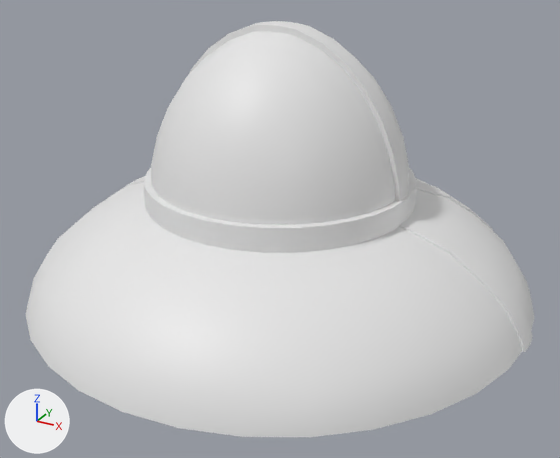
Renders of the Blender file Grafik/RickAndMorty skib.blend from each side of a commit.
Rendered twice from a camera (50 mm lens) standing at (13.7, -24.9, 24.5) and looking at (0.5, -0.9, 12.6). The axes (+X, +Y, +Z) are drawn at lower left. The lights are the same throughout.

The first picture shows 'gullys.003', 'gullys.004', 'kubbel', 'kubbel.001', 'metaltop', 'terlarken'.
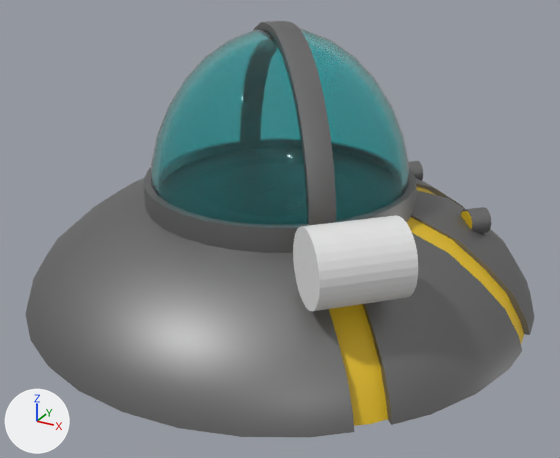
Where the newer file only moved an object's origin or applied its transform, the numbers keep the older frame.

Location of each change, (x1, y1, x2, y2) in pixels of the pictures (560 x 458 px):
'terlarken', reshaped: before (25, 179, 535, 437); after (25, 178, 535, 437)
'kubbel', recoloured (white to cyan): (151, 29, 409, 225) in both
'Cylinder.004', added: after (293, 215, 418, 311)
'metaltop', recoloured, turned (white to grey): before (188, 21, 408, 201); after (253, 21, 336, 225)
'kubbel.001', recoloured: (144, 168, 416, 253) in both
'Cylinder.002', added: after (460, 207, 491, 233)
'gullys.003', recoloured: (416, 181, 494, 232) in both
'Cylinder.001', added: after (408, 161, 423, 181)
'Cylinder', added: after (461, 211, 472, 229)
part 1 of me_sphere, built on: before (293, 180, 535, 437); after (120, 178, 535, 437)
part 2 of me_sphere, recoloured (white to grey): (25, 179, 534, 437) in both
'gullys.001', unchanged, uncovered by the edit: before (108, 176, 145, 198); after (329, 304, 388, 426)

Edits to the bpy script that builds the scene:
```text
Change me_sphere:
    remove me_sphere.from_pydata(...)  # 482 vertices, 512 faces; spans x -10.0..10.0, y -10.0..10.0, z -0.2..4.0
    add me_sphere.from_pydata(...)  # 1787 vertices, 1195 faces, 165 loose edges; spans x -10.0..9.9, y -10.0..9.9, z -0.2..4.0
    me_sphere part 1: 35 vertices removed from x -7.1..10.0, y -7.1..10.0, z -0.2..3.4; 1340 vertices added at x -9.9..9.9, y -7.5..9.9, z -0.2..4.0
    me_sphere part 2: 392 faces spanning x -9.8..9.8, y -10.0..9.8, z -0.2..4.0 switch from no material to mat_material_002 (grey #838383)
Change me_sphere_001:
    where me_sphere_001.from_pydata(...)  # 964 vertices, 1024 faces; spans x -5.0..5.0, y -5.0..5.0, z -2.05..7.45
    add me_sphere_001.materials.append(mat_material_003)  # cyan #92fcff
Change me_sphere_003:
    where me_sphere_003.from_pydata(...)  # 352 vertices, 292 faces; spans x -5.0..5.0, y -0.45..0.45, z -2.05..7.45
    add me_sphere_003.materials.append(mat_material_002)  # grey #838383
Change me_sphere_004:
    where me_sphere_004.from_pydata(...)  # 578 vertices, 578 faces; spans x -5.0..5.0, y -5.0..5.0, z -2.05..1.82
    add me_sphere_004.materials.append(mat_material_002)  # grey #838383
Change me_sphere_010:
    where me_sphere_010.from_pydata(...)  # 117 vertices, 71 faces; spans x -0.6..0.6, y 0.0..10.0, z -0.22..3.99
    add me_sphere_010.materials.append(mat_material_001)  # yellow #e7c020
Change ob_metaltop:
    ob_metaltop.rotation_euler: (0.0, 0.0, 0.0) -> (0.0, 0.0, -0.785)  # degrees (0, 0, 0) -> degrees (0, 0, -45)
Add ob_cylinder_004:
    ob_cylinder_004 = bpy.data.objects.new('Cylinder.004', me_cylinder_004)  # a 32-sided cylinder along z spanning x -1.25..1.25, y -1.25..1.25, z -1.5..1.5
    ob_cylinder_004.location = (5.58, -5.6, 14.34)
    ob_cylinder_004.rotation_euler = (1.571, 0.0, -0.785)  # degrees (90, 0, -45)
Add ob_cylinder_002:
    ob_cylinder_002 = bpy.data.objects.new('Cylinder.002', me_cylinder_002)  # 128 vertices, 68 faces; spans x -0.5..0.5, y -0.5..0.5, z -0.4..0.4; in mat_material_002 (grey #838383)
    ob_cylinder_002.location = (6.98, 2.91, 12.79)
    ob_cylinder_002.rotation_euler = (0.0, 1.571, 0.785)  # degrees (0, 90, 45)
Add ob_cylinder_001:
    ob_cylinder_001 = bpy.data.objects.new('Cylinder.001', me_cylinder_002.copy())
    ob_cylinder_001.location = (2.85, 6.99, 12.79)
    ob_cylinder_001.rotation_euler = (0.0, 1.571, 0.785)  # degrees (0, 90, 45)
Add ob_cylinder:
    ob_cylinder = bpy.data.objects.new('Cylinder', me_cylinder)  # a 32-sided cylinder along z spanning x -0.5..0.5, y -0.5..0.5, z -0.4..0.4; in mat_material_001 (yellow #e7c020)
    ob_cylinder.location = (6.96, 2.87, 12.79)
    ob_cylinder.rotation_euler = (0.0, 1.571, 0.785)  # degrees (0, 90, 45)
    ob_cylinder.scale = (0.9, 0.9, 0.95)
```
